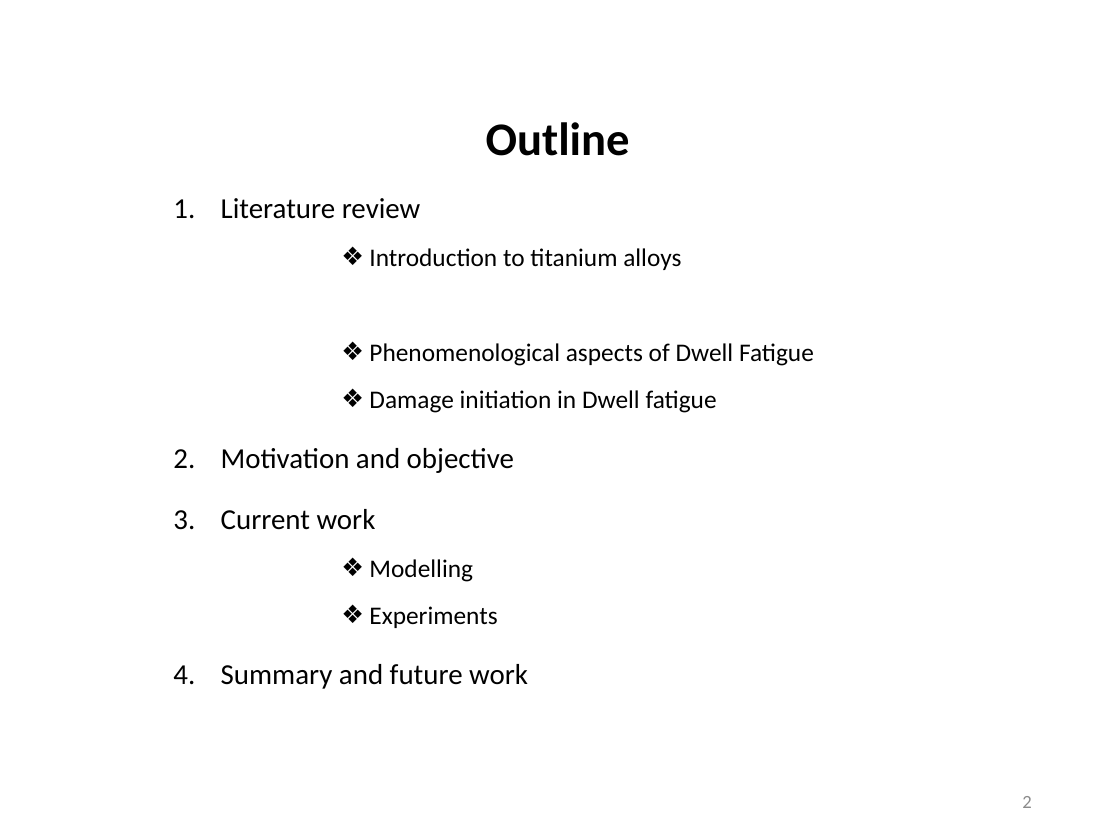
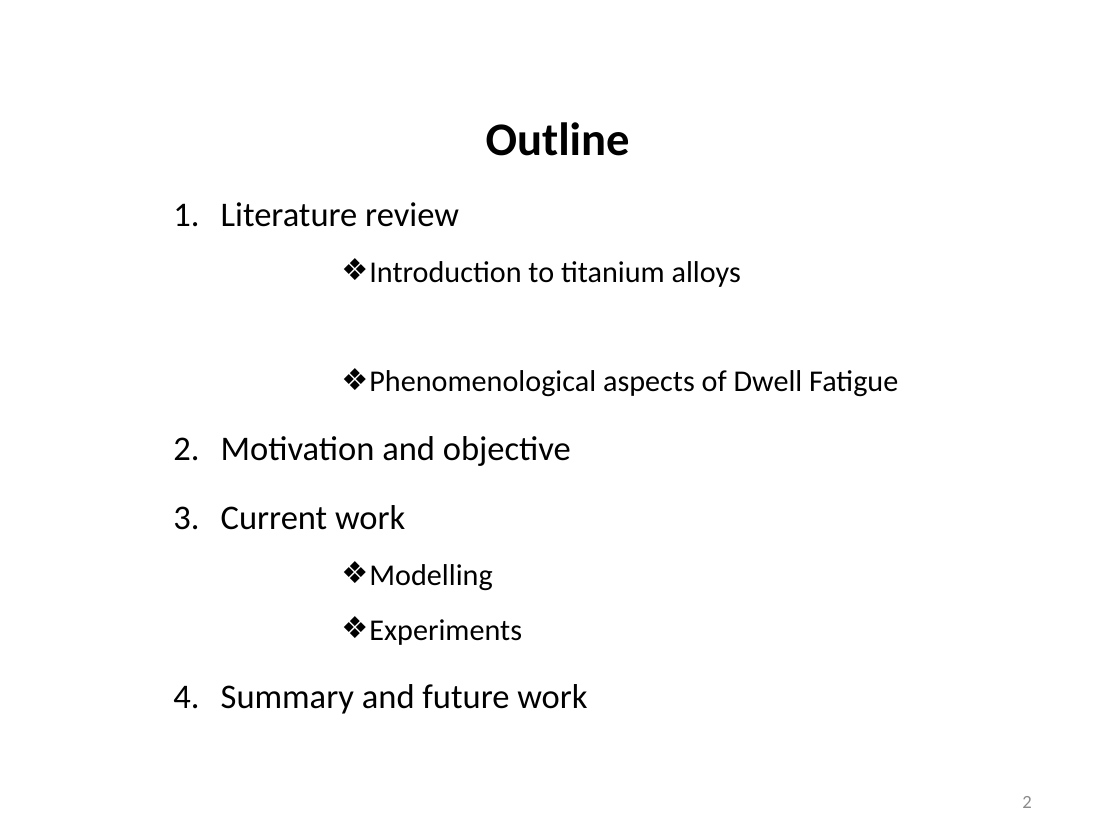
Before and after one commit to Sharanc25/Elements, a slide deck: slide 2 of Thesis/Comprehensive Exam/References/yazar.pptx. Drawn at 1120x840 pixels with LibreOffice and Linux fonts; fonts in the diff are those of the drawing. Boxes give left, top, right and bottom in pixels: in the first picture for what was removed or moved away, otherwise in the second. Text is boxed around its words. In the diff, an @@ line names an element or a change of style, - is before the commit and + after.

Commit message:
/ ‘Thesis/Comprehensive Exam/References/yazar.pptx’

```diff
--- a/Thesis/Comprehensive Exam/References/yazar.pptx
+++ b/Thesis/Comprehensive Exam/References/yazar.pptx
@@ text "Literature review" at (221, 202, 898, 714): size 18.6 to 22.2 pt in "Literature review", "Motivation and objective", "Current work", "Summary and future work"; size 16.3 to 19.4 pt in "Introduction to titanium alloys", "Phenomenological aspects of Dwell Fatigue", "Modelling", "Experiments" @@
@@ text at (369, 390, 717, 413): paragraph removed @@
-      ❖ Damage initiation in Dwell fatigue
```
